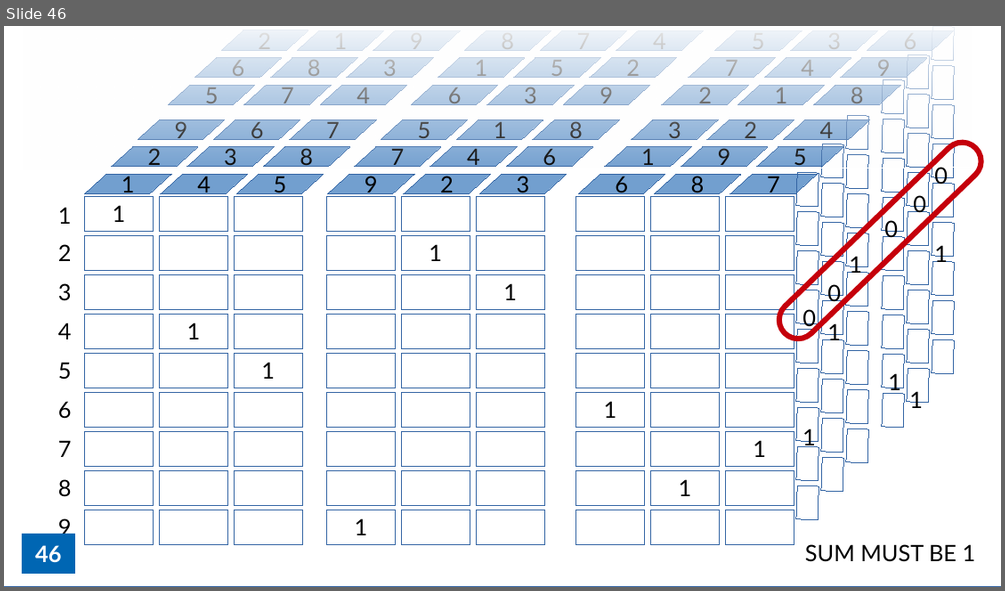
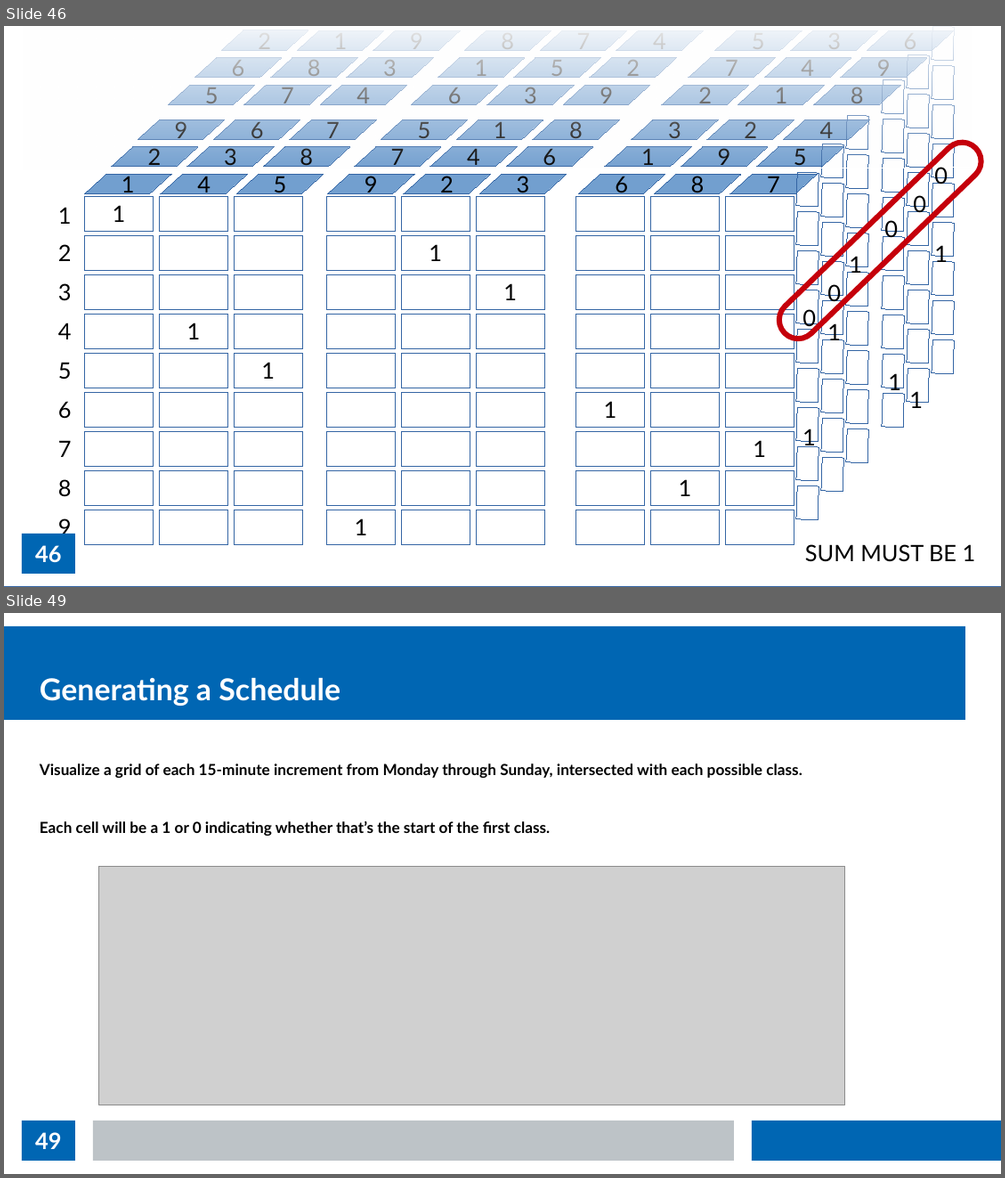
Before and after one commit to thomasnield/kotlin_data_science_talk_ChicagoJUG, a slide deck: kotlin_data_science_talk_chijug_slides.odp. Shown one above the other, each under a label of ours: slide 46 before the commit, slides 46 and 49 after it; the slides between them are not shown. The pictures are 1005x591 and 1005x1178 pixels, drawn with LibreOffice and Linux fonts; fonts in the diff are those of the drawing; grey boxes stand for pictures. Boxes give left, top, right and bottom in pixels: in the first picture for what was removed or moved away, otherwise in the second. Text is boxed around its words. In the diff, an @@ line names an element or a change of style, - is before the commit and + after.

Commit message:
finish sudoku visual

```diff
--- a/kotlin_data_science_talk_chijug_slides.odp
+++ b/kotlin_data_science_talk_chijug_slides.odp
@@ slide 49 added at (4,613,1001,1174), background #FFFFFF; not listed: 1 template element that a slide beside it also shows @@
@@ title added at (40,677,340,706), 24 pt, text #FFFFFF, bold @@
+Generating a Schedule
@@ text added at (40,763,802,835), 12.2 pt, text #000000, bold @@
+Visualize a grid of each 15-minute increment from Monday through Sunday, intersected with each possible class.
+Each cell will be a 1 or 0 indicating whether that’s the start of the first class.
@@ picture added at (99,867,845,1105) @@
@@ page number added at (22,1120,75,1160), fill #0066B3, 18 pt, text #FFFFFF, bold @@
+49
@@ rectangle added at (93,1120,734,1160), fill #BDC3C7 @@
@@ rectangle added at (752,1120,1001,1160), fill #0066B3 @@
```
Also in this commit, not shown: 2 slides changed, 5 other slides added.
